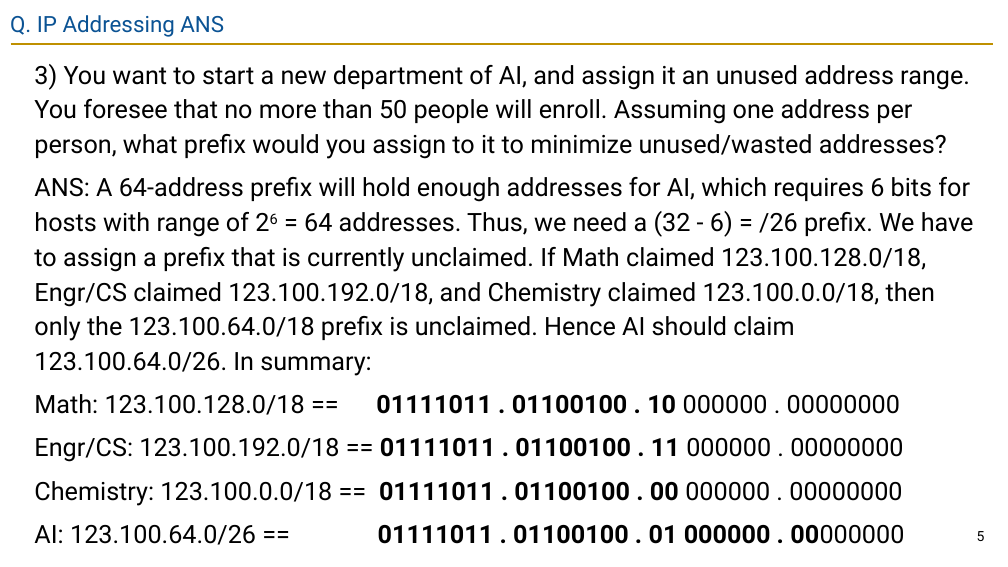
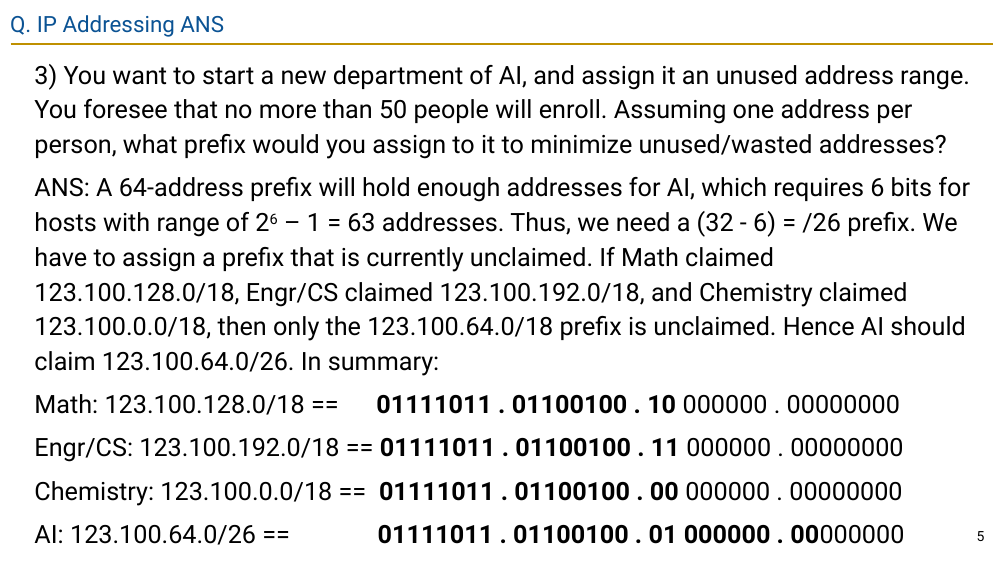
Before and after one commit to guhofstra/CSC175Sp26, a slide deck: slide 5 of PPTs/Lecture 6 - IP Addressing Exercises ANS.pptx. Drawn at 1008x567 pixels with LibreOffice and Linux fonts; fonts in the diff are those of the drawing. Boxes give left, top, right and bottom in pixels: in the first picture for what was removed or moved away, otherwise in the second. Text is boxed around its words. In the diff, an @@ line names an element or a change of style, - is before the commit and + after.

```diff
--- a/PPTs/Lecture 6 - IP Addressing Exercises ANS.pptx
+++ b/PPTs/Lecture 6 - IP Addressing Exercises ANS.pptx
@@ text at (x1=34, y1=177, x2=970, y2=376): text changed @@
-ANS: A 64-address prefix will hold enough addresses for AI, which requires 6 bits for hosts with range of 26 = 64 addresses. Thus, we need a (32 - 6) = /26 prefix. We have to assign a prefix that is currently unclaimed. If Math claimed 123.100.128.0/18, Engr/CS claimed 123.100.192.0/18, and Chemistry claimed 123.100.0.0/18, then only the 123.100.64.0/18 prefix is unclaimed. Hence AI should claim 123.100.64.0/26. In summary:
+ANS: A 64-address prefix will hold enough addresses for AI, which requires 6 bits for hosts with range of 26 – 1 = 63 addresses. Thus, we need a (32 - 6) = /26 prefix. We have to assign a prefix that is currently unclaimed. If Math claimed 123.100.128.0/18, Engr/CS claimed 123.100.192.0/18, and Chemistry claimed 123.100.0.0/18, then only the 123.100.64.0/18 prefix is unclaimed. Hence AI should claim 123.100.64.0/26. In summary:
```
Also in this commit, not shown: 1 other slide changed, 8 other files.
